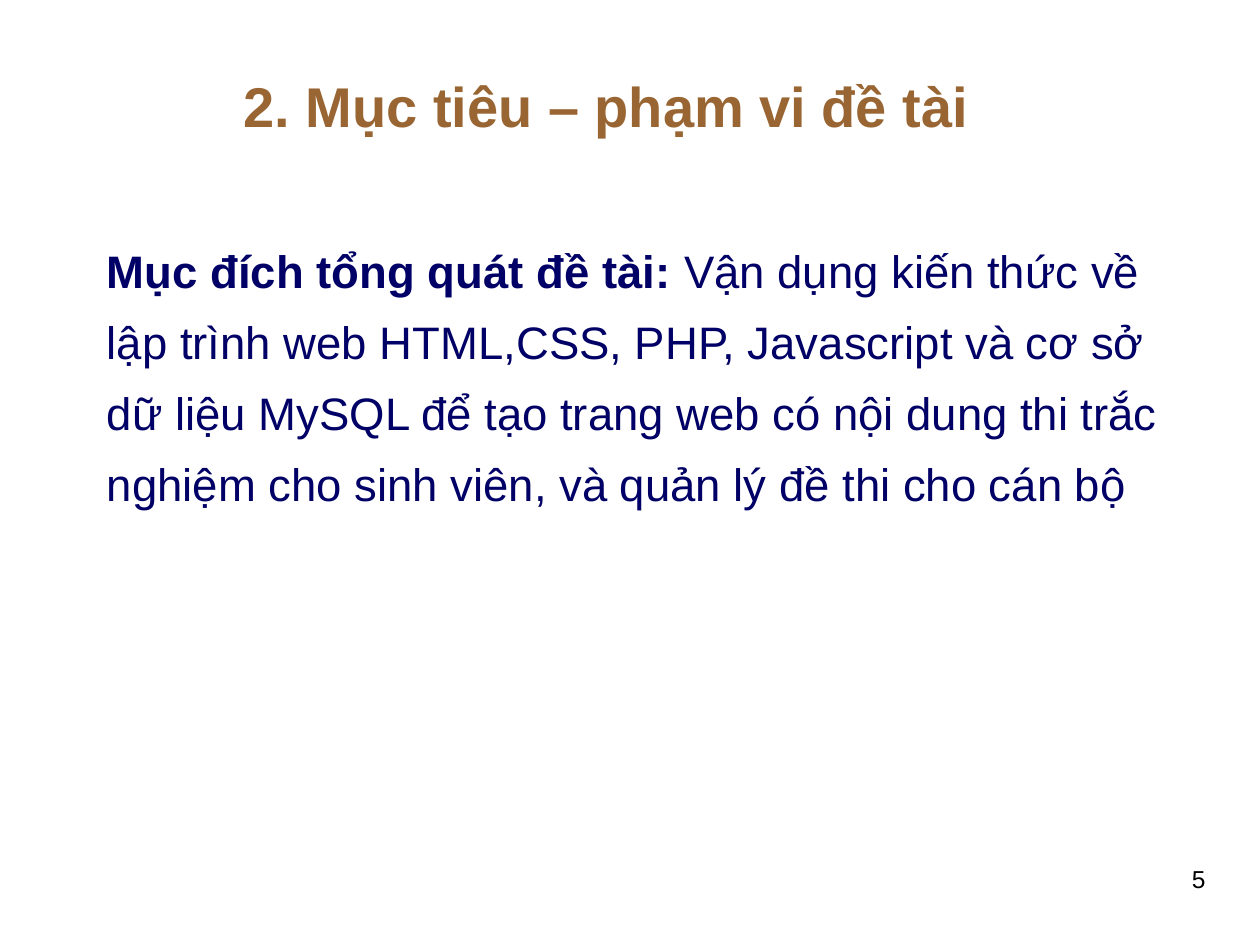
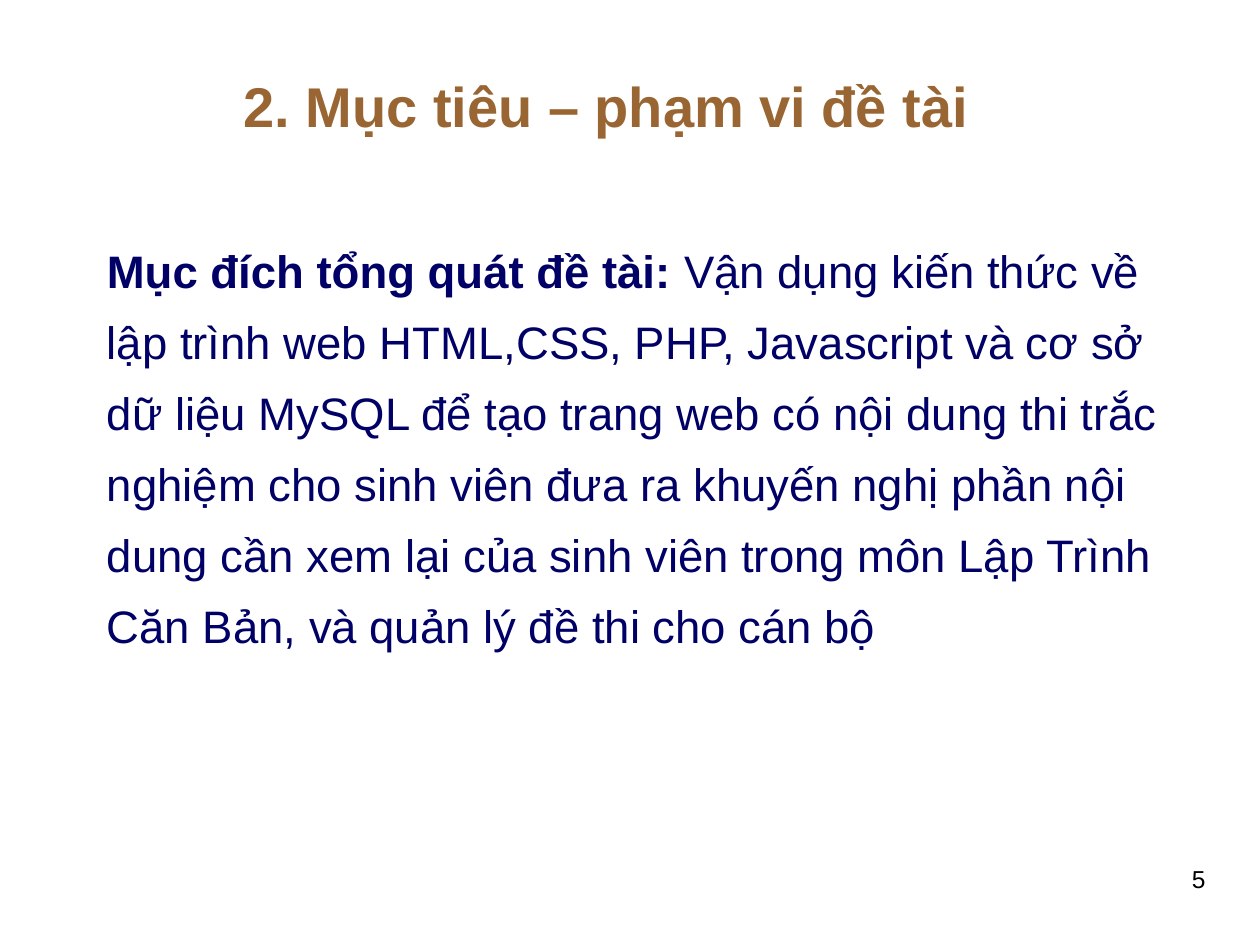
Before and after one commit to thuhuynh4393/testfrontend, a slide deck: slide 5 of Thu HUynh - SLide bao cao.ppt. Drawn at 1260x945 pixels with LibreOffice and Linux fonts; fonts in the diff are those of the drawing; background and template pictures are left out. Boxes give left, top, right and bottom in pixels: in the first picture for what was removed or moved away, otherwise in the second. Text is boxed around its words. In the diff, an @@ line names an element or a change of style, - is before the commit and + after.

```diff
--- a/Thu HUynh - SLide bao cao.ppt
+++ b/Thu HUynh - SLide bao cao.ppt
@@ text at <box>107,252,1157,652</box>: text changed @@
-Mục đích tổng quát đề tài: Vận dụng kiến thức về lập trình web HTML,CSS, PHP, Javascript và cơ sở dữ liệu MySQL để tạo trang web có nội dung thi trắc nghiệm cho sinh viên, và quản lý đề thi cho cán bộ
+Mục đích tổng quát đề tài: Vận dụng kiến thức về lập trình web HTML,CSS, PHP, Javascript và cơ sở dữ liệu MySQL để tạo trang web có nội dung thi trắc nghiệm cho sinh viên đưa ra khuyến nghị phần nội dung cần xem lại của sinh viên trong môn Lập Trình Căn Bản, và quản lý đề thi cho cán bộ
```
Also in this commit, not shown: 3 other slides changed.
